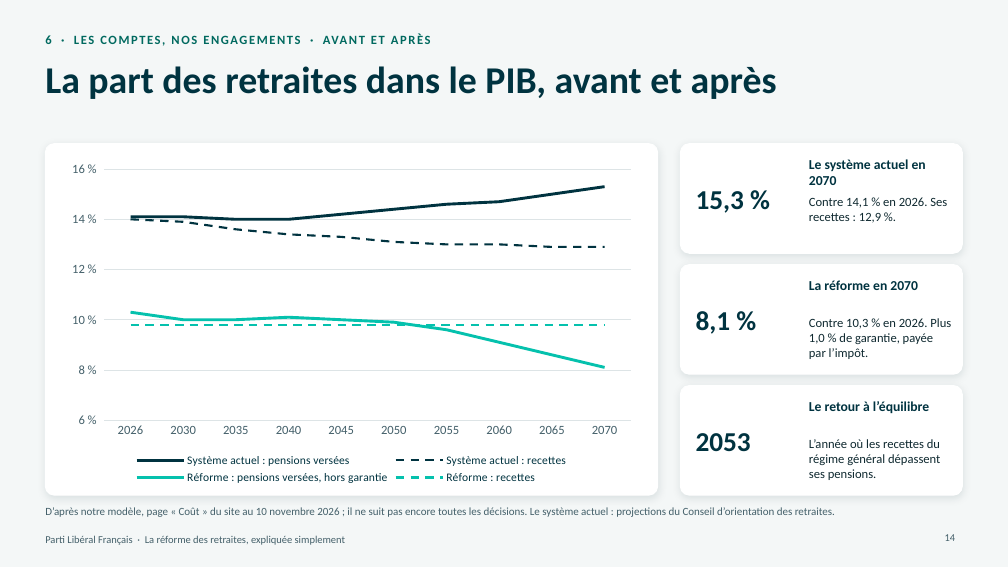
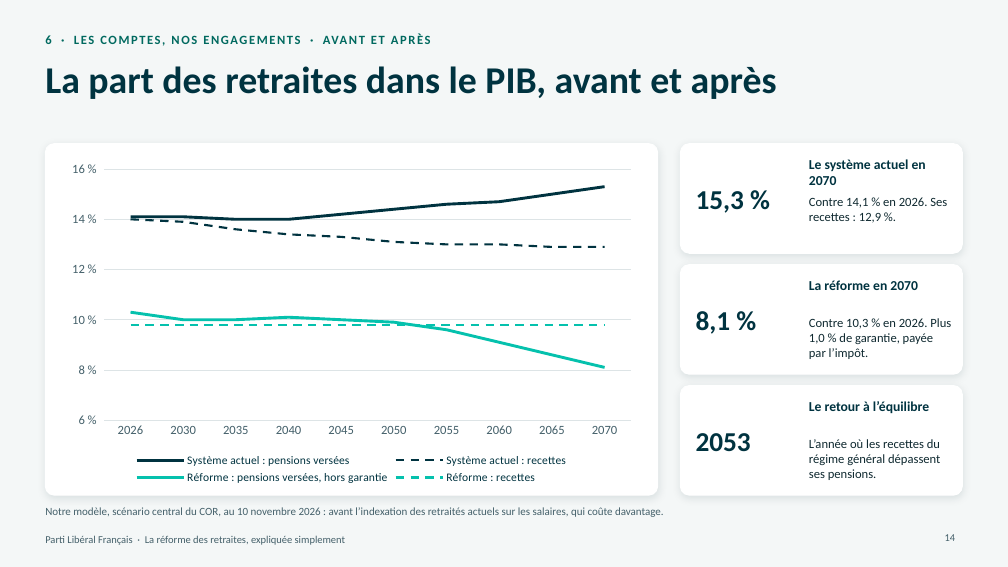
Before and after one commit to g-pliberal/retraitecomptenotionelle, a slide deck: slide 14 of docs/presentation_adherents_17_novembre_2026.pptx. Drawn at 1008x567 pixels with LibreOffice and Linux fonts; fonts in the diff are those of the drawing. Boxes give left, top, right and bottom in pixels: in the first picture for what was removed or moved away, otherwise in the second. Text is boxed around its words. In the diff, an @@ line names an element or a change of style, - is before the commit and + after.

```diff
--- a/docs/presentation_adherents_17_novembre_2026.pptx
+++ b/docs/presentation_adherents_17_novembre_2026.pptx
@@ text at (45, 507, 664, 517): text changed @@
-D’après notre modèle, page « Coût » du site au 10 novembre 2026 ; il ne suit pas encore toutes les décisions. Le système actuel : projections du Conseil d’orientation des retraites.
+Notre modèle, scénario central du COR, au 10 novembre 2026 : avant l’indexation des retraités actuels sur les salaires, qui coûte davantage.
```
Also in this commit, not shown: 2 other slides changed.
